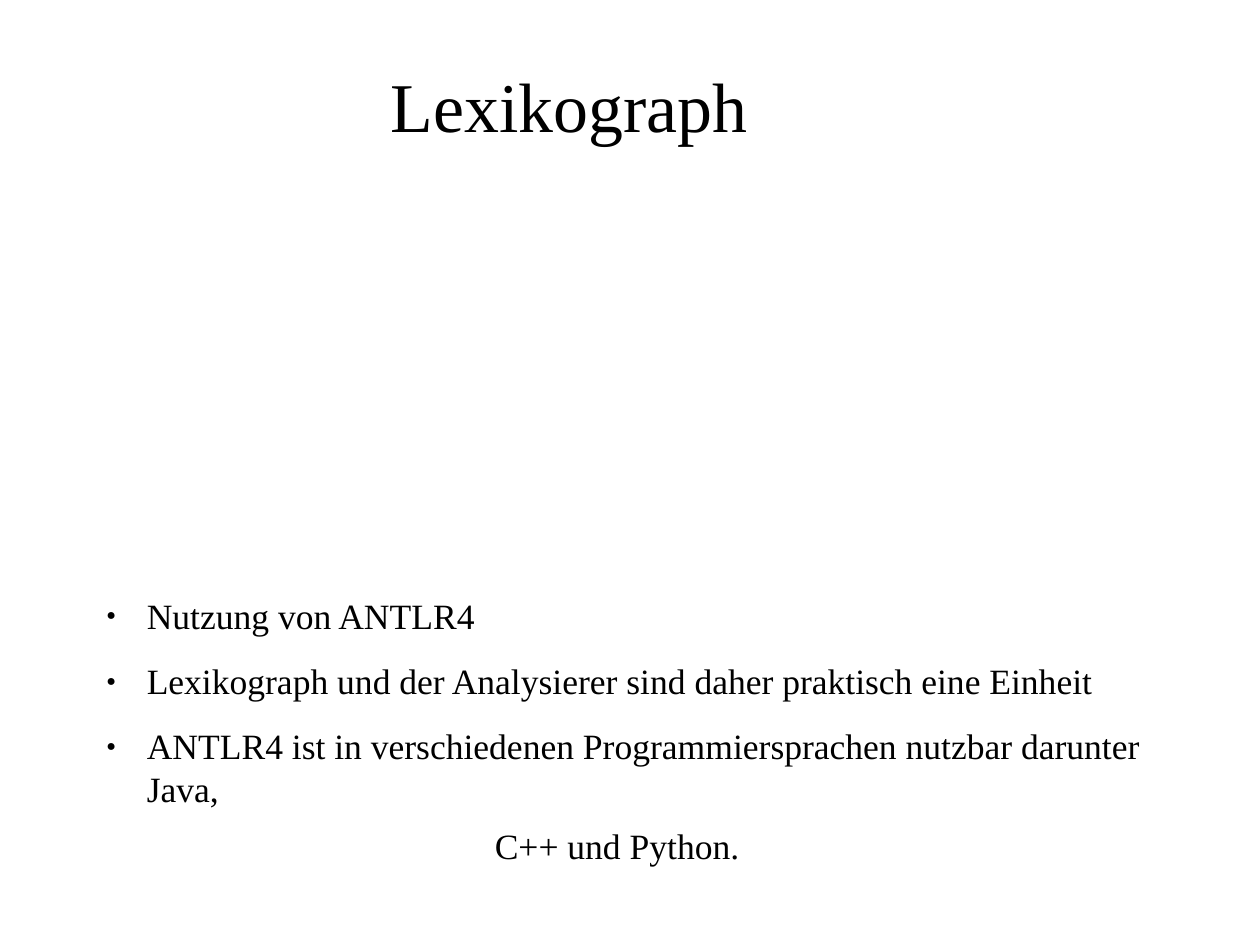
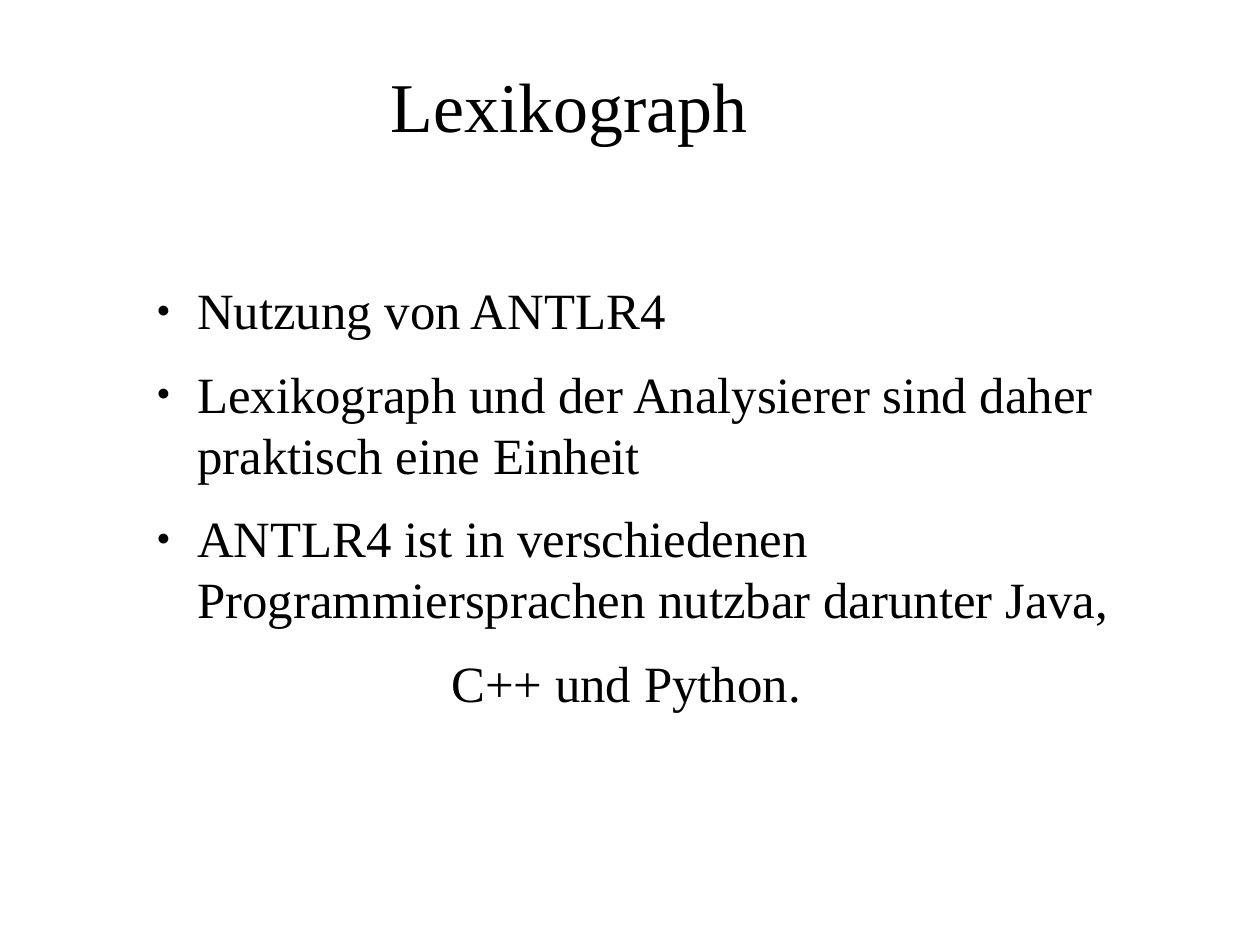
Before and after one commit to MasterInformatikHsBochum/Eine-deutsche-Praesentation, a slide deck: slide 5 of Präsentation.odp. Drawn at 1260x945 pixels with LibreOffice and Linux fonts; fonts in the diff are those of the drawing; background and template pictures are left out. Boxes give left, top, right and bottom in pixels: in the first picture for what was removed or moved away, otherwise in the second. Text is boxed around its words. In the diff, an @@ line names an element or a change of style, - is before the commit and + after.

```diff
--- a/Präsentation.odp
+++ b/Präsentation.odp
@@ text "Nutzung von ANTLR4" moved from (x1=147, y1=605, x2=1139, y2=866) to (x1=197, y1=295, x2=1108, y2=712) @@
@@ text "Nutzung von ANTLR4" at (x1=197, y1=295, x2=1108, y2=712): size 22.4 to 32 pt; line spacing 0.8 to 1 @@
```
Also in this commit, not shown: 7 other slides changed, 1 other file.
